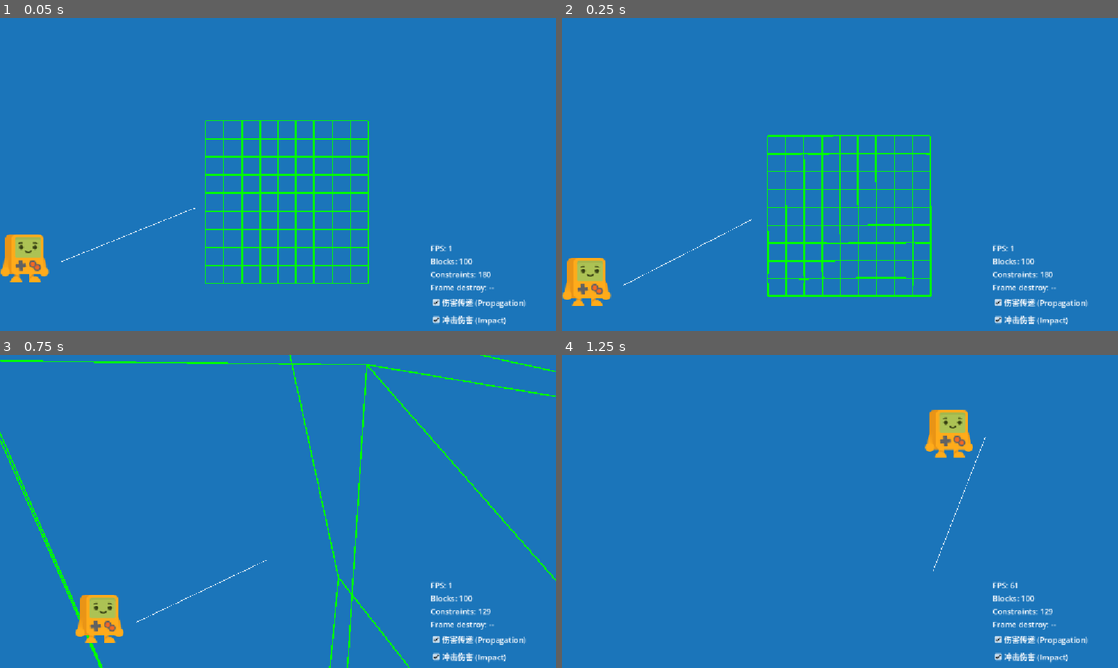
Above: before the commit, frames 1-4 (two rows, left to right).
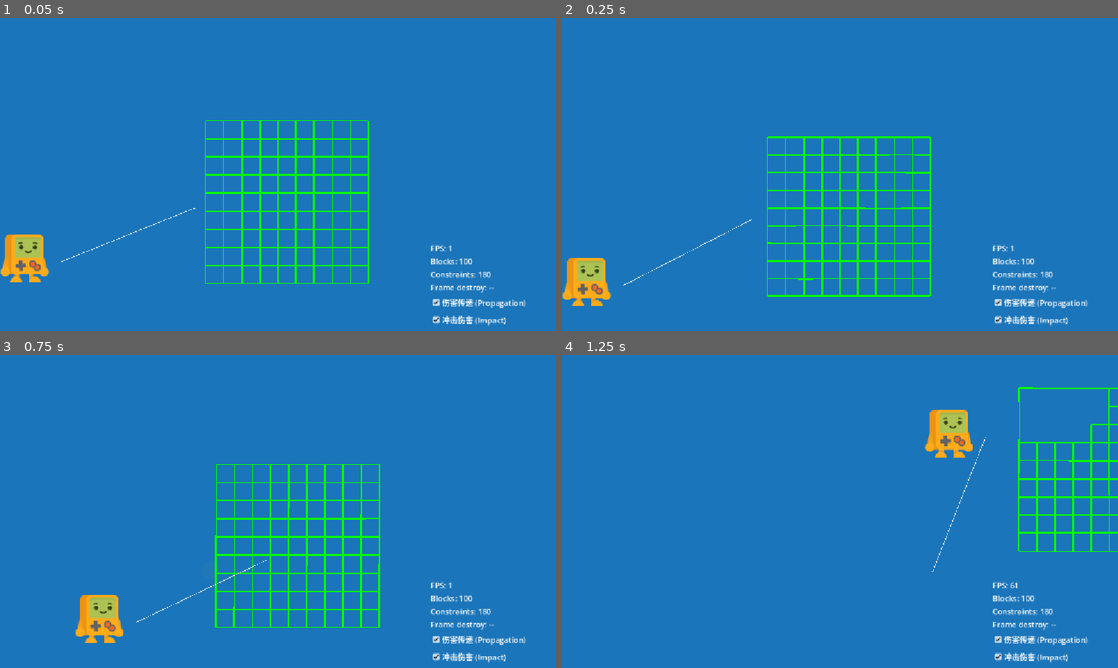
Above: after the commit, the same moments.

Repository: xuxiao305/Godot001
Game: Godot game, scene res://Scenes/Prototypes/Destruction/destruction_demo.tscn
The game is run twice, just before and just after one commit, with the same random seed, the same clock (stepped at 60 frames per second) and the same inputs. This scene is started directly instead of the project's main scene.
Inputs (mouse positions are in pixels of both pictures, inside the frame that each line leads up to):
- Up to frame 1 (0.05 s): no input
- Up to frame 2 (0.25 s): no input
- Up to frame 3 (0.75 s): tap Enter at 0.5 s; move the mouse to (400, 495) at 0.52 s; hold D (Right) from 0.53 s (still down); click (400, 495) at 0.6 s
- Up to frame 4 (1.25 s): keep holding D (Right); tap Space (Jump) at 0.77 s

Frame 1 is identical in both runs. In frame 2, 1.6% of the frame differs, in the area x 36-67%, y 37-90%; in frame 3, 4.3%, in the area x 0-100%, y 0-100%; in frame 4, 1.5%.

Commit message:
refactor(destruction): split constraint into Flex/Weld with lock_rotation strategy
Two materials, two constraint kinds:
- FlexConstraint (renamed from constraint.gd): single PinJoint2D, blocks free
  to rotate around the pin → wobbly stack feel for rope/cloth/wood-lattice.
- WeldConstraint (new): single PinJoint2D + sets lock_rotation=true on both
  blocks → geometrically rigid for brick/stone/masonry. On destroy, if a
  block's connected_constraints becomes empty, unlock rotation so the
  isolated block can tumble freely.

GridStructure exposes @export_enum("Flex","Weld") constraint_kind, default
Weld since the 3 demo scenes all want rigid behavior.

Why not 2-pin "weld" (the original spec §4.2 plan): Rapier's PGS solver
treats multiple ImpulseJoints between the same body pair as over-constrained,
each iteration partially satisfies both → residual rotation visible as soft
body feel. Per-block lock_rotation bypasses the constraint solver entirely
(sets inertia_inverse = 0), which is cleaner than fighting solver dynamics.
True FixedJoint would also work but godot-rapier-physics 2D doesn't expose it.

test_damage_propagation now exercises both Flex and Weld take_damage paths.

Co-Authored-By: Claude Opus 4.7 (1M context) <noreply@anthropic.com>

Diff:
--- a/Scripts/Prototypes/Destruction/constraint.gd
+++ b/Scripts/Prototypes/Destruction/flex_constraint.gd
@@ -1,16 +1,14 @@
-# Scripts/Prototypes/Destruction/constraint.gd
-# Constraint —— 一对相邻 Block 之间的约束封装。spec §4.2。
+# Scripts/Prototypes/Destruction/flex_constraint.gd
+# FlexConstraint —— 一对相邻 Block 之间的"松销"约束。spec §4.2 (flex variant)。
 #
-# 实现：单根 PinJoint2D + angular_limit_lower=angular_limit_upper=0 等效 weld。
-# Rapier2D 原生支持 angular_limit，无需 godot-box2d 的 2× PinJoint 方案。
+# 实现：单根 PinJoint2D + angular_limit_lower=angular_limit_upper=0。
+# Rapier 把 angular_limit 当软约束（iterative solver corrective force），重力 + 堆叠
+# 载荷下两块仍可绕销轴微旋 → 宏观"软体感 / 木栅 / 绳网"，适合需要弹性的材质。
+# 真焊死的刚体壳走 weld_constraint.gd（双 PinJoint 几何锁死）。
 #
 # 断裂路径（v1）：仅伤害路径。血量归零 → 入 constraint_destroy_queue → 帧末销毁。
-# （v2 加应力路径：每帧检测 PinJoint 内部应力超 stress_threshold。）
-class_name Constraint
+class_name FlexConstraint
 extends RefCounted
-
-const BlockKlass := preload("res://Scripts/Prototypes/Destruction/block.gd")
-const DestructionPipelineKlass := preload("res://Scripts/Prototypes/Destruction/destruction_pipeline.gd")
 
 var pin: PinJoint2D
 var block_a  # Block
@@ -22,15 +20,16 @@
 
 var _queued_for_destroy: bool = false
 
-# 装配：在两 block 共享边中点创建 PinJoint2D，angular_limit 锁死相对旋转。
-# shared_center = 共享边中点世界坐标。
+# 装配：在两 block 共享边中点创建 PinJoint2D。
 static func create(
 	a,  # Block
 	b,  # Block
 	shared_center: Vector2,
 	parent: Node
-):  # -> Constraint
-	var c = load("res://Scripts/Prototypes/Destruction/constraint.gd").new()
+):  # -> FlexConstraint
+	# load() instead of FlexConstraint.new(): GDScript class_name self-reference
+	# inside a static func of the same file fails to resolve at compile time.
+	var c = load("res://Scripts/Prototypes/Destruction/flex_constraint.gd").new()
 	c.block_a = a
 	c.block_b = b
 	c.health = c.initial_health
--- a/Scripts/Prototypes/Destruction/grid_structure.gd
+++ b/Scripts/Prototypes/Destruction/grid_structure.gd
@@ -5,14 +5,22 @@
 extends Node2D
 
 const BlockKlass := preload("res://Scripts/Prototypes/Destruction/block.gd")
-const ConstraintKlass := preload("res://Scripts/Prototypes/Destruction/constraint.gd")
+const FlexConstraintKlass := preload("res://Scripts/Prototypes/Destruction/flex_constraint.gd")
+const WeldConstraintKlass := preload("res://Scripts/Prototypes/Destruction/weld_constraint.gd")
 const ConstraintVisualizer := preload("res://Scripts/Prototypes/Destruction/constraint_visualizer.gd")
 const DestructionPipelineKlass := preload("res://Scripts/Prototypes/Destruction/destruction_pipeline.gd")
 const ImpactWatcherKlass := preload("res://Scripts/Prototypes/Destruction/impact_watcher.gd")
 
+const KIND_FLEX := 0
+const KIND_WELD := 1
+
 @export var block_size: float = 25.0
-@export var constraint_health: float = 50.0
+@export var constraint_health: float = 55550.0
 @export var auto_build: bool = true
+# Flex = single PinJoint + angular_limit (soft, wobbly stack feel — rope/cloth/wood-lattice).
+# Weld = double PinJoint on shared-edge endpoints (geometrically rigid — brick/stone/masonry).
+# Default Weld since the 3 demo scenes (brick_wall/arch/house) all want true rigid behavior.
+@export_enum("Flex", "Weld") var constraint_kind: int = KIND_WELD
 var pipeline = null  # DestructionPipeline
 var impact_watcher = null  # ImpactWatcher
 
@@ -47,8 +55,12 @@
 		_visualizer.set_data(_blocks, _constraints)
 
 func _attach_constraint(a, b) -> void:  # a: Block, b: Block
-	var center= (a.global_position + b.global_position) * 0.5
-	var c = ConstraintKlass.create(a, b, center, self)
+	var center = (a.global_position + b.global_position) * 0.5
+	var c
+	if constraint_kind == KIND_WELD:
+		c = WeldConstraintKlass.create(a, b, center, self)
+	else:
+		c = FlexConstraintKlass.create(a, b, center, self)
 	c.initial_health = constraint_health
 	c.health = constraint_health
 	c.pipeline = pipeline
--- a/Scripts/Prototypes/Destruction/tests/test_damage_propagation.gd
+++ b/Scripts/Prototypes/Destruction/tests/test_damage_propagation.gd
@@ -4,7 +4,8 @@
 extends Node
 
 const Block := preload("res://Scripts/Prototypes/Destruction/block.gd")
-const Constraint := preload("res://Scripts/Prototypes/Destruction/constraint.gd")
+const FlexConstraint := preload("res://Scripts/Prototypes/Destruction/flex_constraint.gd")
+const WeldConstraint := preload("res://Scripts/Prototypes/Destruction/weld_constraint.gd")
 const DestructionPipeline := preload("res://Scripts/Prototypes/Destruction/destruction_pipeline.gd")
 
 # 用伪 Constraint 收传递量 —— 不实例化 PinJoint2D。
@@ -38,13 +39,21 @@
 	b.take_damage(50.0, Vector2.ZERO, "test")  # 死后再打
 	assert(absf(c1.received_damage - prev) < 0.001, "Block 已死，不应再传递")
 
-	# Constraint take_damage 致死入队
-	var real_c := Constraint.new()
+	# FlexConstraint take_damage 致死入队
+	var real_c := FlexConstraint.new()
 	real_c.pipeline = pipeline
 	real_c.initial_health = 50.0
 	real_c.health = 50.0
 	real_c.take_damage(60.0, Vector2.ZERO, "test")
-	assert(pipeline.constraint_destroy_queue.size() == 1, "致死应入 constraint_destroy_queue")
+	assert(pipeline.constraint_destroy_queue.size() == 1, "flex 致死应入 constraint_destroy_queue")
+
+	# WeldConstraint take_damage 行为相同（duck-type 一致性）
+	var weld_c := WeldConstraint.new()
+	weld_c.pipeline = pipeline
+	weld_c.initial_health = 50.0
+	weld_c.health = 50.0
+	weld_c.take_damage(60.0, Vector2.ZERO, "test")
+	assert(pipeline.constraint_destroy_queue.size() == 2, "weld 致死应再加 1 入队, got %d" % pipeline.constraint_destroy_queue.size())
 
 	print("[TEST damage_propagation] ALL PASS")
 	get_tree().quit()
--- /dev/null
+++ b/Scripts/Prototypes/Destruction/weld_constraint.gd
@@ -0,0 +1,77 @@
+# Scripts/Prototypes/Destruction/weld_constraint.gd
+# WeldConstraint —— 一对相邻 Block 之间的"焊死"约束。spec §4.2 (weld variant)。
+#
+# 实现策略（v1，与最初 spec 描述不同）：
+#   单根 PinJoint2D 负责位置约束 + 两端 Block.lock_rotation = true 各自锁旋转。
+#   为何不用 2-pin "weld"：Rapier2D 的 RevoluteJoint 对同一 body pair 的多个实例
+#   不作独立硬约束，第二根销没效果（实测确认）；改用 per-block lock_rotation。
+#   断裂后若 Block 的 connected_constraints 全空，解锁旋转 → 孤块能自由翻滚。
+#
+# 对照 [[flex_constraint]]（单销 + 不锁旋转）—— 块可绕销旋，宏观软体感。
+#
+# 断裂路径（v1）：仅伤害路径。血量归零 → 入 constraint_destroy_queue → 帧末销毁。
+class_name WeldConstraint
+extends RefCounted
+
+var pin: PinJoint2D
+var block_a  # Block
+var block_b  # Block
+
+var initial_health: float = 50.0
+var health: float = 50.0
+var pipeline = null  # DestructionPipeline
+
+var _queued_for_destroy: bool = false
+
+# 装配：单 PinJoint2D + 两端 Block.lock_rotation。
+static func create(
+	a,  # Block
+	b,  # Block
+	shared_center: Vector2,
+	parent: Node
+):  # -> WeldConstraint
+	# load() instead of WeldConstraint.new(): GDScript class_name self-reference
+	# inside a static func of the same file fails to resolve at compile time.
+	var c = load("res://Scripts/Prototypes/Destruction/weld_constraint.gd").new()
+	c.block_a = a
+	c.block_b = b
+	c.health = c.initial_health
+
+	var pin := PinJoint2D.new()
+	pin.global_position = shared_center
+	pin.disable_collision = true
+	parent.add_child(pin)
+	pin.node_a = a.get_path()
+	pin.node_b = b.get_path()
+	c.pin = pin
+
+	# Lock rotation on both blocks while bonded. Idempotent — multiple
+	# weld constraints on the same block all set this to true.
+	a.lock_rotation = true
+	b.lock_rotation = true
+	return c
+
+func take_damage(amount: float, point: Vector2, source) -> void:
+	if _queued_for_destroy:
+		return
+	health -= amount
+	if health <= 0.0:
+		_queued_for_destroy = true
+		if pipeline != null:
+			pipeline.queue_constraint_destroy(self)
+
+# 由 DestructionPipeline 帧末调用。
+# 副作用：若 Block 失去所有 connected_constraints，解锁其旋转 → 孤块物理化。
+func destroy() -> void:
+	if not _queued_for_destroy:
+		return
+	if is_instance_valid(pin):
+		pin.queue_free()
+	if is_instance_valid(block_a):
+		block_a.connected_constraints.erase(self)
+		if block_a.connected_constraints.is_empty():
+			block_a.lock_rotation = false
+	if is_instance_valid(block_b):
+		block_b.connected_constraints.erase(self)
+		if block_b.connected_constraints.is_empty():
+			block_b.lock_rotation = false
Renamed: Scripts/Prototypes/Destruction/constraint.gd.uid -> Scripts/Prototypes/Destruction/flex_constraint.gd.uid
Not shown, added: Scripts/Prototypes/Destruction/weld_constraint.gd.uid
